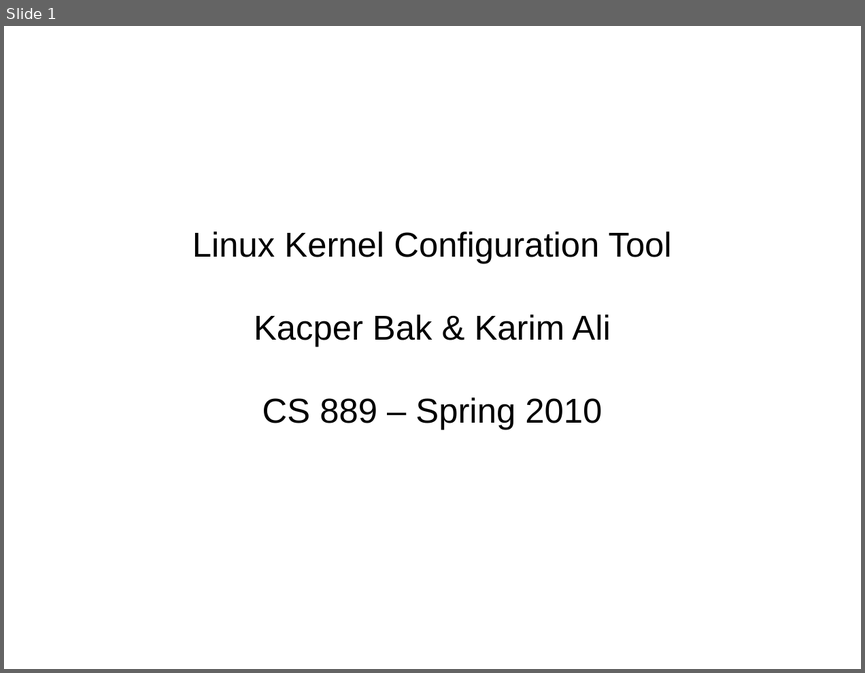
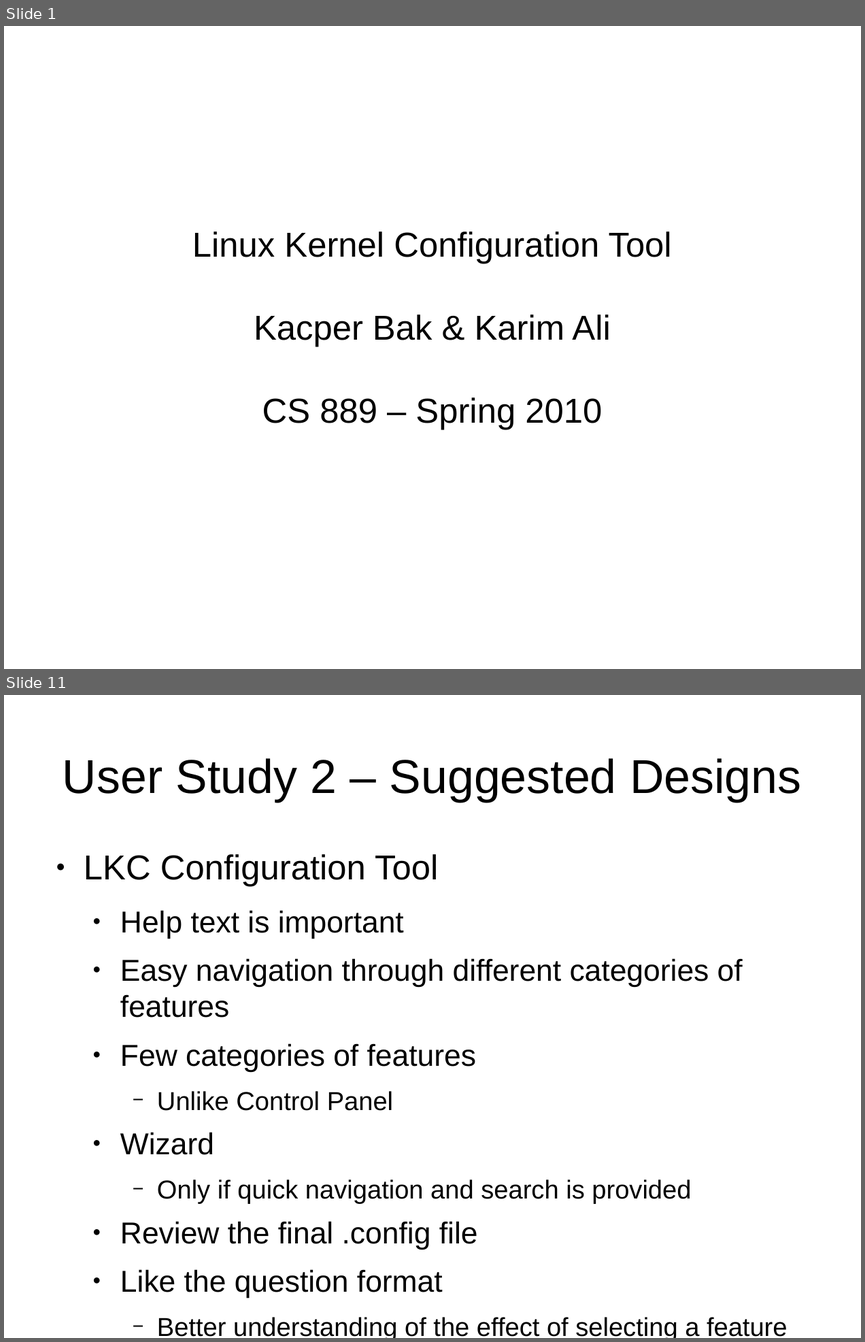
Before and after one commit to kbak/lkc, a slide deck: presentation/lkc.odp. Shown one above the other, each under a label of ours: slide 1 before the commit, slides 1 and 11 after it; the slides between them are not shown. The pictures are 865x673 and 865x1342 pixels, drawn with LibreOffice and Linux fonts; fonts in the diff are those of the drawing. Boxes give left, top, right and bottom in pixels: in the first picture for what was removed or moved away, otherwise in the second. Text is boxed around its words. In the diff, an @@ line names an element or a change of style, - is before the commit and + after.

```diff
--- a/presentation/lkc.odp
+++ b/presentation/lkc.odp
@@ slide 11 added at (4,695,861,1338), background #FFFFFF @@
@@ title added at (62,758,801,802), 44 pt, text #000000 @@
+User Study 2 – Suggested Designs
@@ text added at (84,854,787,1338), 28 pt, text #000000 @@
+● LKC Configuration Tool
+  ● Help text is important
+  ● Easy navigation through different categories of features
+  ● Few categories of features
+    − Unlike Control Panel
+  ● Wizard
+    − Only if quick navigation and search is provided
+  ● Review the final .config file
+  ● Like the question format
+    − Better understanding of the effect of selecting a feature
```
Also in this commit, not shown: 1 slide changed, 13 other slides added, 14 other files.
